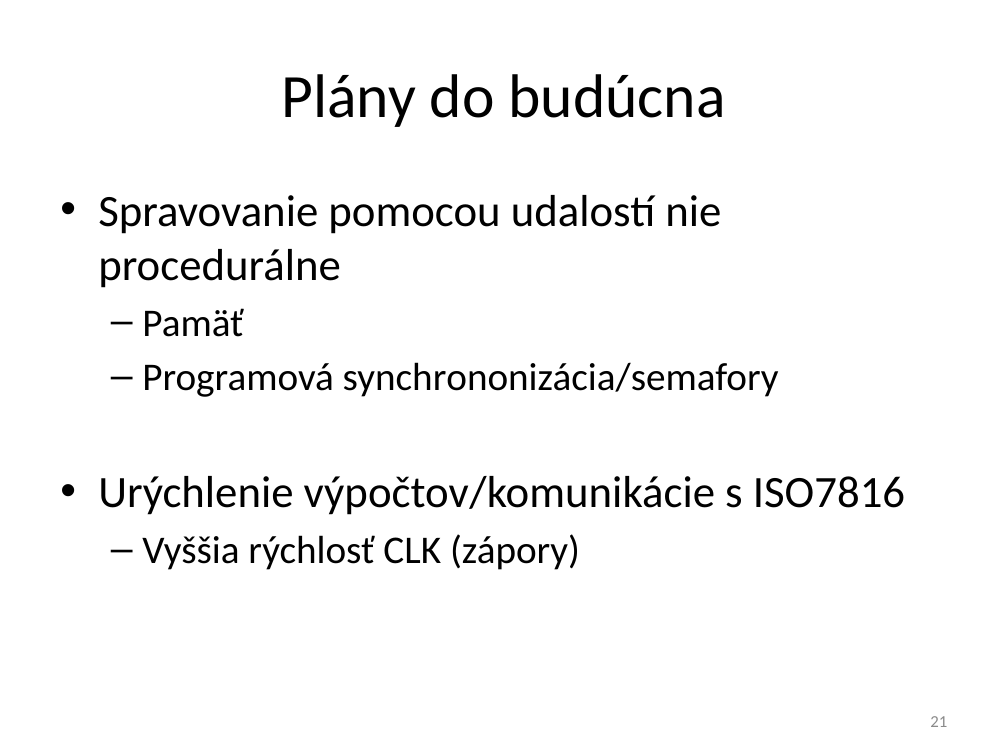
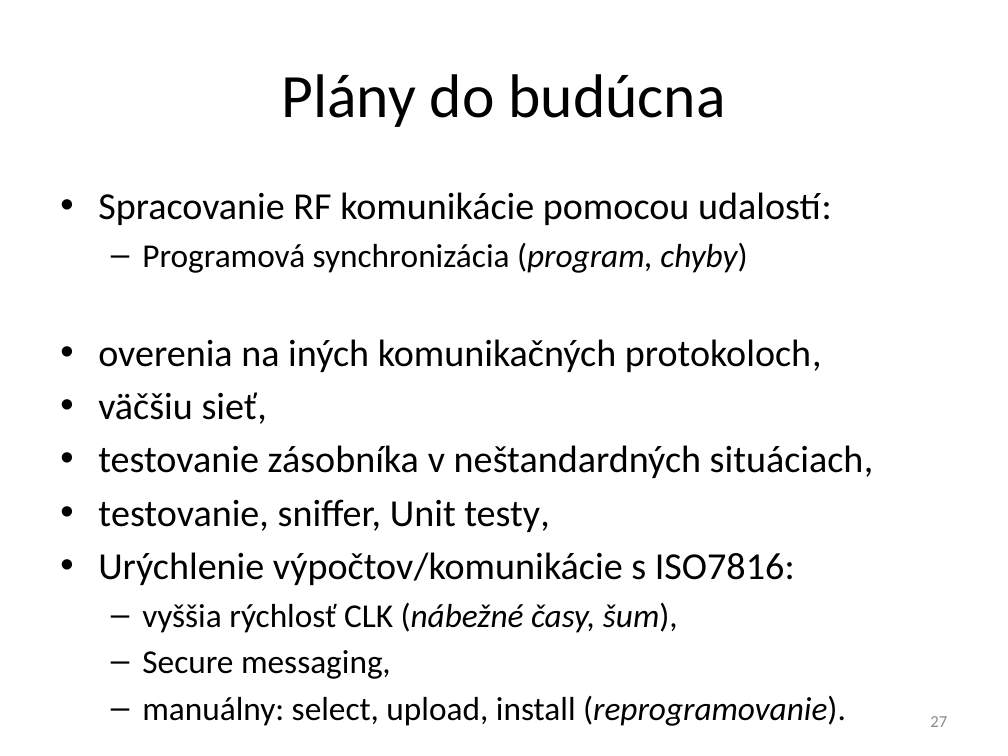
Before and after one commit to javacard-FOSS-applets/nrf6310-pca10007, a slide deck: slide 27 of Obhajoba/xdoubravsky_dp.pptx (slide 21 before the commit). Drawn at 1008x756 pixels with LibreOffice and Linux fonts; fonts in the diff are those of the drawing. Boxes give left, top, right and bottom in pixels: in the first picture for what was removed or moved away, otherwise in the second. Text is boxed around its words. In the diff, an @@ line names an element or a change of style, - is before the commit and + after.

```diff
--- a/Obhajoba/xdoubravsky_dp.pptx
+++ b/Obhajoba/xdoubravsky_dp.pptx
@@ text at [98, 192, 874, 726]: text changed; size 32 to 27.2 pt @@
-• Spravovanie pomocou udalostí nie procedurálne
-  – Pamäť
-  – Programová synchrononizácia/semafory
-• Urýchlenie výpočtov/komunikácie s ISO7816
-  – Vyššia rýchlosť CLK (zápory)
+• Spracovanie RF komunikácie pomocou udalostí:
+  – Programová synchronizácia (program, chyby)
+• overenia na iných komunikačných protokoloch,
+• väčšiu sieť,
+• testovanie zásobníka v neštandardných situáciach,
+• testovanie, sniffer, Unit testy,
+• Urýchlenie výpočtov/komunikácie s ISO7816:
+  – vyššia rýchlosť CLK (nábežné časy, šum),
+  – Secure messaging,
+  – manuálny: select, upload, install (reprogramovanie).
@@ page number at [930, 716, 947, 727]: text changed @@
-21
+27
```
Also in this commit, not shown: 20 other slides changed, 10 slides added, 4 slides removed.
